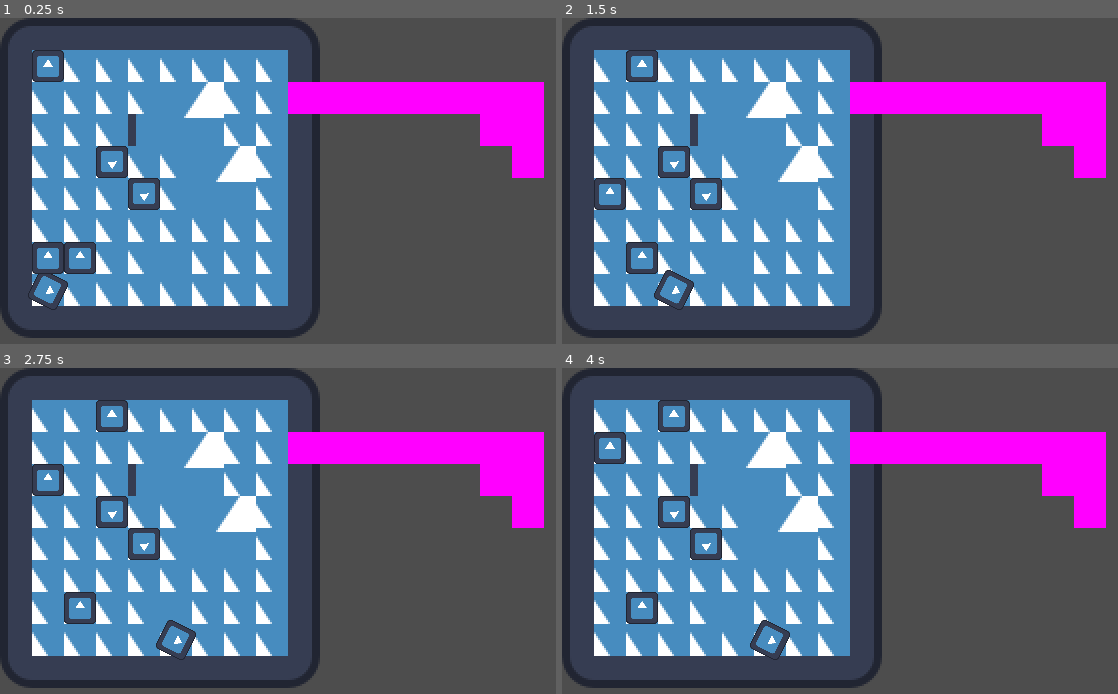
Above: before the commit, frames 1-4 (two rows, left to right).
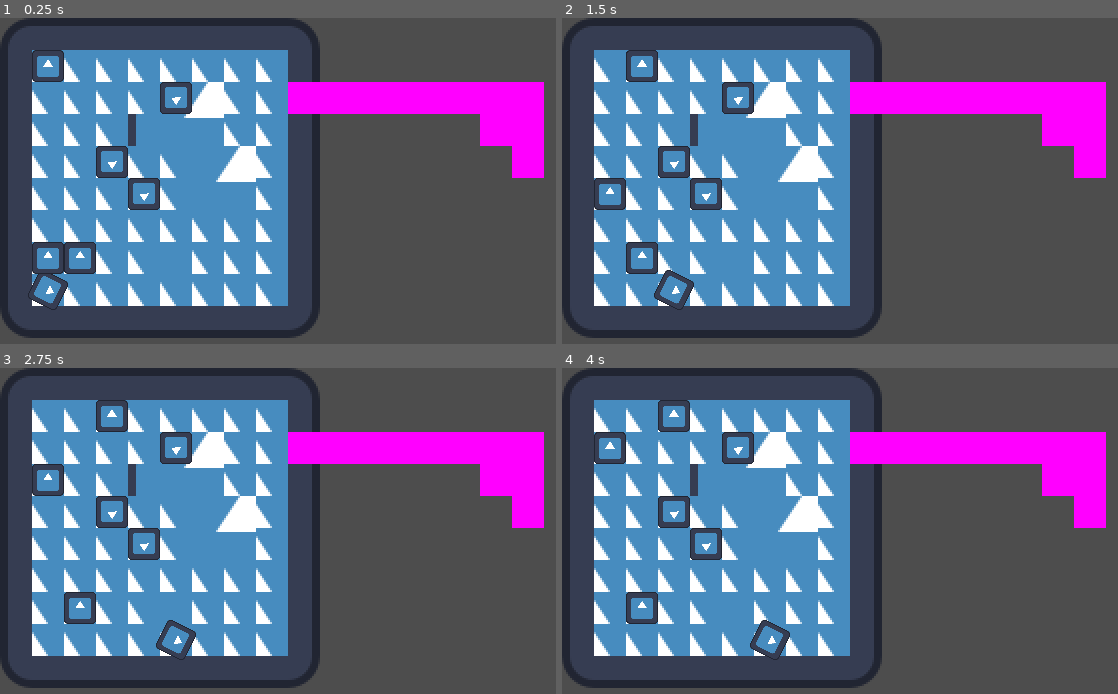
Above: after the commit, the same moments.

Repository: EricZhou-Krey/dino_die
Game: Godot game, scene res://scenes/example_level.tscn
The game is run twice, just before and just after one commit, with the same random seed, the same clock (stepped at 60 frames per second) and the same inputs. The engine's default icon, where the game draws it, is replaced by a stand-in: a white triangle on a blue panel in a dark square.
Inputs:
- Up to frame 1 (0.25 s): no input
- Up to frame 2 (1.5 s): tap Enter at 0.5 s; hold D (right) 0.53-1.28 s; hold E (burn) 0.53-1.28 s; tap Space (wait) at 1.25 s; hold S (down) from 1.28 s (still down); tap R (undo) at 1.35 s
- Up to frame 3 (2.75 s): tap Enter at 2 s; release S (down) at 2.03 s; hold D (right) from 2.03 s (still down); hold Space (wait) from 2.03 s (still down)
- Up to frame 4 (4 s): release D (right) at 2.78 s; release Space (wait) at 2.78 s; hold W (up) 2.78-3.53 s; tap E (burn) at 2.85 s; tap Enter at 3.5 s; hold A (left) from 3.53 s (still down); hold R (undo) from 3.53 s (still down)

The runs differ from the first frame. In frame 1, 0.3% of the frame differs, in the area x 28-35%, y 19-30%; in frame 2, 0.3%; in frame 3, 0.3%; in frame 4, 0.3%.

Commit message:
win flag and target dinos

Diff:
--- a/scenes/example_level.tscn
+++ b/scenes/example_level.tscn
@@ -31,6 +31,15 @@
 script = ExtResource("5_y76f8")
 
 [node name="Sprite2D" type="Sprite2D" parent="Rock"]
+rotation = 3.14159
+scale = Vector2(0.125, 0.125)
+texture = ExtResource("2_16hhj")
+
+[node name="Rock3" type="Node2D" parent="."]
+position = Vector2(88, 40)
+script = ExtResource("5_y76f8")
+
+[node name="Sprite2D" type="Sprite2D" parent="Rock3"]
 rotation = 3.14159
 scale = Vector2(0.125, 0.125)
 texture = ExtResource("2_16hhj")
--- a/scripts/entity/rock.gd
+++ b/scripts/entity/rock.gd
@@ -4,6 +4,7 @@
 func _ready():
 	super._ready()
 	pushable_uphill = false
+	pushable_downhill = true
 
 func _update():
 	var current_tile = levelgrid.local_to_map(global_position)
--- a/scripts/grid_liver.gd
+++ b/scripts/grid_liver.gd
@@ -7,6 +7,7 @@
 
 var transparent: bool = false
 var pushable_uphill: bool = true
+var pushable_downhill = false
 var can_push: bool = true
 signal updated(this: GridLiver, state: Dictionary)
 
@@ -66,6 +67,12 @@
 				height -= 1
 			else:
 				return false
+		#doesn't work
+		elif pushable_downhill:
+			if tile_height < height:
+				print(tile_height, height)
+				height = tile_height
+				print("attempt to push down")
 		else:
 			return false
 
